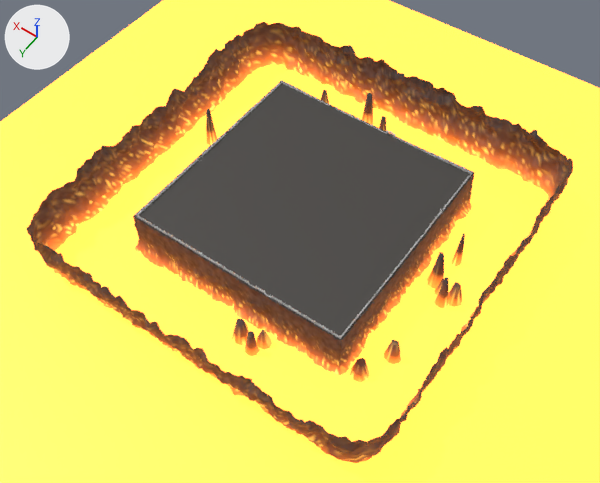
The Blender file CongCu/Blender/dia_nguc.blend, before and after one commit.
Rendered twice from a camera (50 mm lens) standing at (-173.0, 249.0, 347.0) and looking at (-6.0, 15.0, -20.0). The lights are fixed; the arrows at upper left show +X, +Y and +Z. The first picture is the older version.

In view in the first picture: 'CotDa', 'HangRaoRong', 'VachNgoai', 'VachVuc', 'XemDat', 'XemDungNham'.
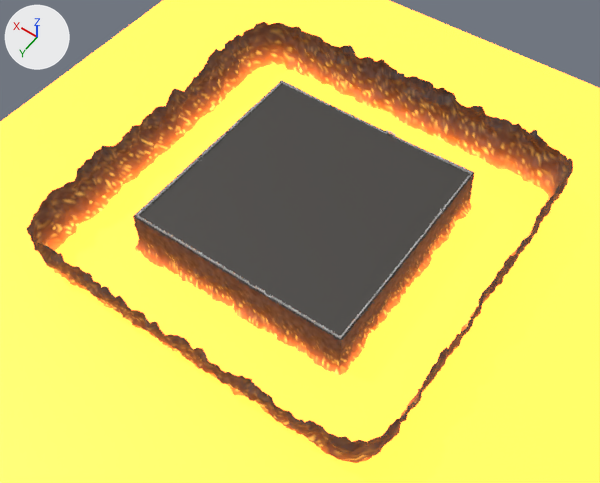
Where the change shows, as pixel boxes (x1, y1, x2, y2) in the pictures (600 x 483 px):
'CotDa', deleted: before (206, 90, 465, 382)

The edits, one by one:
Object 'CotDa' (ob_cotda) is deleted.
